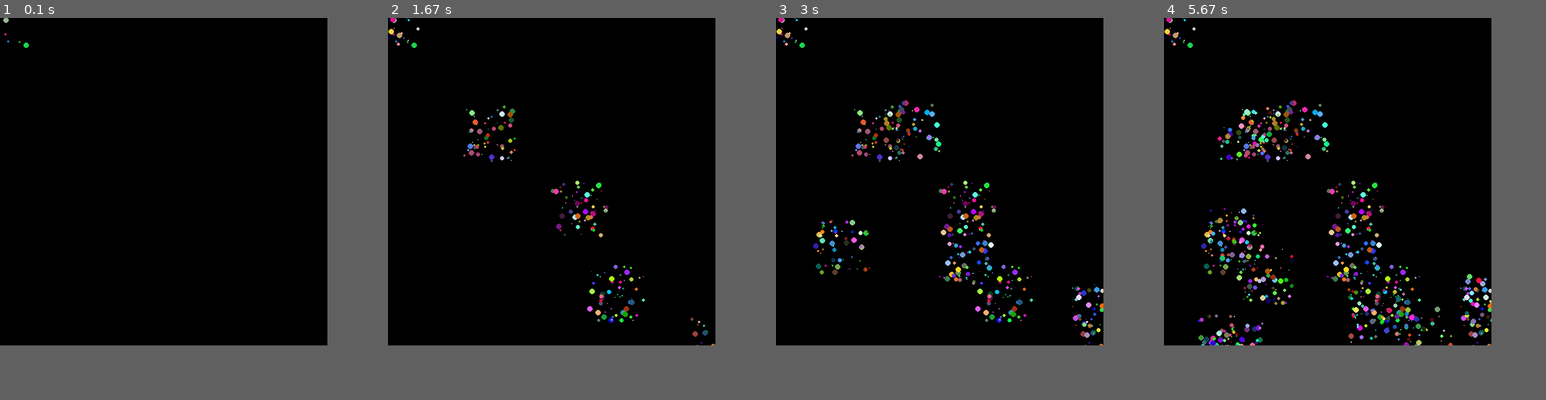
Above: before the commit, frames 1-4 (left to right).
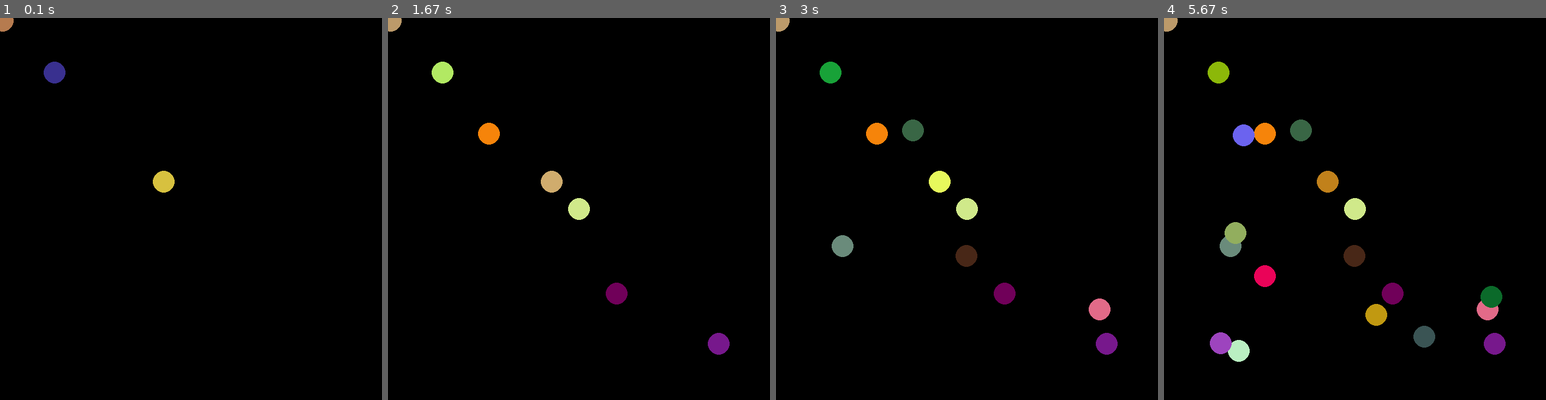
Above: after the commit, the same moments.

Repository: sagieppel/PyGame2
Game: pygame game, started from Lesson2.py
Same seed, same stepped clock (60 frames per second), same inputs: the game is played once before the commit and once after it.
Inputs (mouse positions are in pixels of both pictures, inside the frame that each line leads up to):
- Up to frame 1 (0.1 s): no input
- Up to frame 2 (1.67 s): click (579, 209) at 0.38 s; click (617, 293) at 0.72 s; click (720, 342) at 1.05 s; click (487, 132) at 1.38 s
- Up to frame 3 (3 s): click (967, 254) at 1.72 s; click (913, 128) at 2.05 s; click (1100, 308) at 2.38 s; click (840, 247) at 2.72 s
- Up to frame 4 (5.67 s): click (1244, 136) at 3.05 s; click (1263, 277) at 3.38 s; click (1492, 296) at 3.72 s; click (1240, 350) at 4.05 s; click (1236, 231) at 4.38 s; click (1377, 315) at 4.72 s; click (1423, 335) at 5.05 s; click (1221, 342) at 5.38 s
In our replay, the window is 600x600 before the commit and 700x700 after it. These sizes can differ from the game's own. Grey fills any space a smaller window leaves; there, only what the larger window draws over its background counts as a difference.

The runs differ from the first frame. In frame 1, 0.6% of the frame differs, in the area x 0-46%, y 0-46%; in frame 2, 2.5%; in frame 3, 4.6%; in frame 4, 7.7%, in the area x 0-90%, y 0-90%.

Commit message:
Update Lesson2.py

Diff:
--- a/Lesson2.py
+++ b/Lesson2.py
@@ -1,20 +1,30 @@
 import pygame
 import random
 
+###############################################################################3
+def createCircle(x,y):
+   red=random.randint(0,255)
+   green=random.randint(0,255)
+   blue=random.randint(0,255)
+
+  # x=x+random.randint(-50,50)
+  # y=y+random.randint(-50,50)
+
+   scale= 20# random.randint(0,5)
+   #pygame.time.delay(5)
+   pygame.draw.circle(screen, [red,green,blue], [x,y], scale)
+   pygame.display.update()
+###############################################################################
+
 pygame.init()
 
-screenSize=600
+screenSize=700
 screen=pygame.display.set_mode([screenSize,screenSize])
+
 
 for i in range(100000000):
    pygame.event.get()
    x,y = pygame.mouse.get_pos()
-   red=random.randint(0,255)
-   green=random.randint(0,255)
-   blue=random.randint(0,255)
-   x=x+random.randint(-50,50)
-   y=y+random.randint(-50,50)
-   scale=random.randint(0,5)
-   pygame.time.delay(5)
-   pygame.draw.circle(screen, [red,green,blue], [x,y], scale)
-   pygame.display.update()
+   createCircle(x,y)
+   createCircle(100,100)
+   createCircle(300,300)
